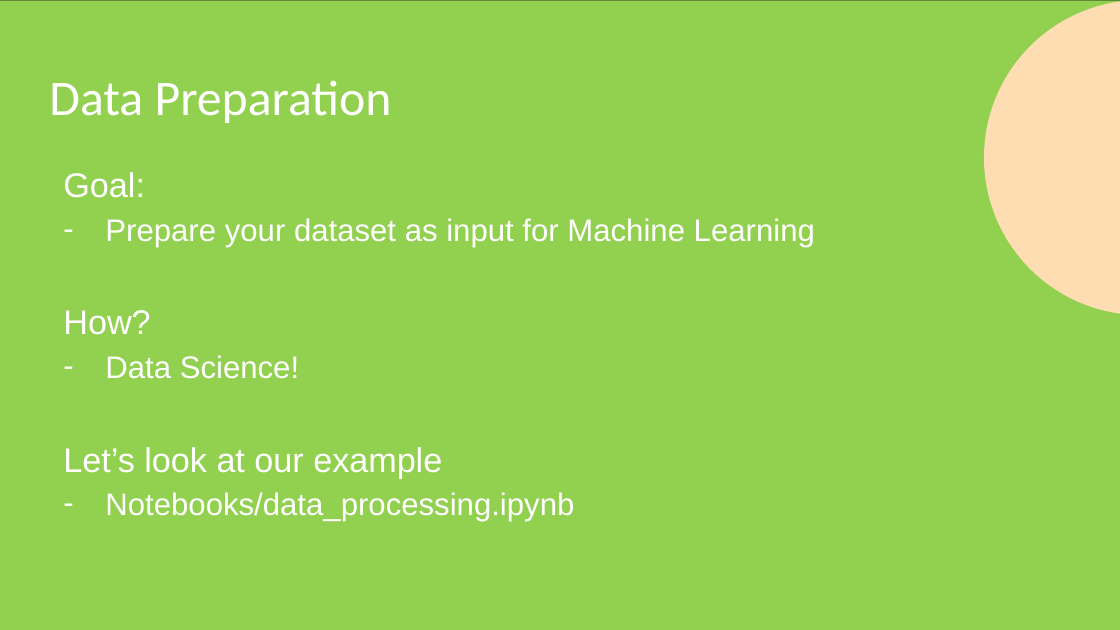
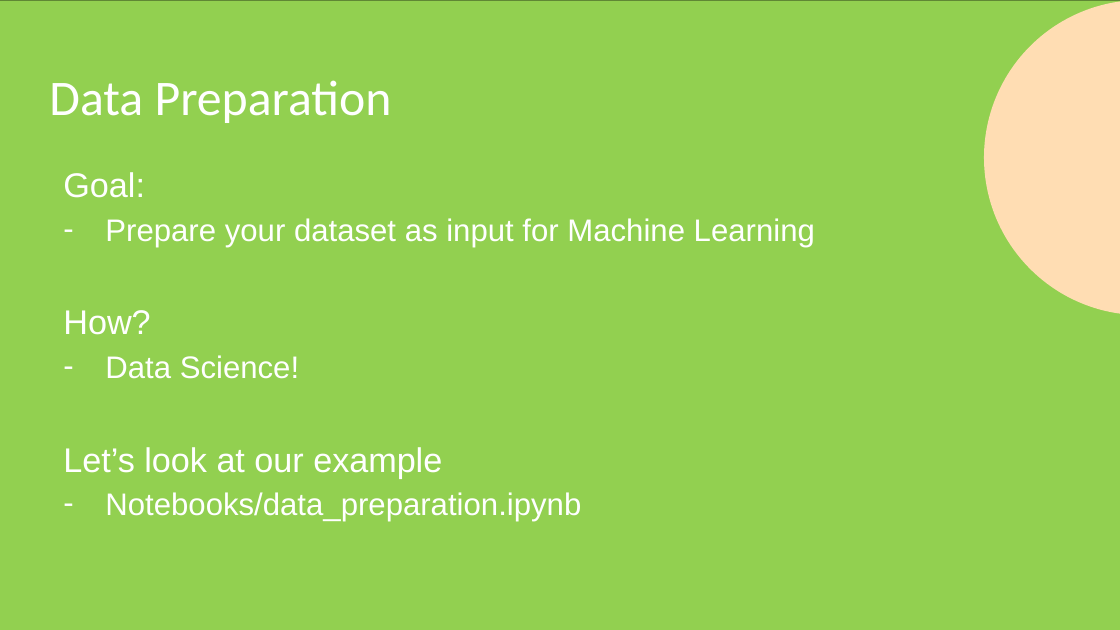
Before and after one commit to frank-trollmann/machine-learning_example-project, a slide deck: slide 19 of documentation/Session 1.pptx. Drawn at 1120x630 pixels with LibreOffice and Linux fonts; fonts in the diff are those of the drawing. Boxes give left, top, right and bottom in pixels: in the first picture for what was removed or moved away, otherwise in the second. Text is boxed around its words. In the diff, an @@ line names an element or a change of style, - is before the commit and + after.

```diff
--- a/documentation/Session 1.pptx
+++ b/documentation/Session 1.pptx
@@ text at <box>105,492,581,521</box>: text changed @@
-– Notebooks/data_processing.ipynb
+– Notebooks/data_preparation.ipynb
```
Also in this commit, not shown: 6 other slides changed, 2 other files.
